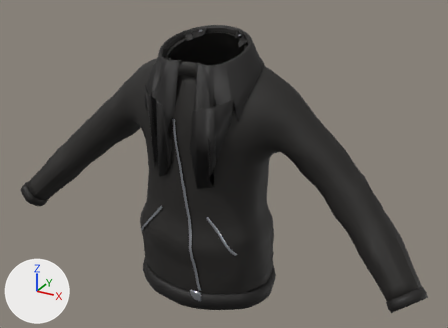
The glTF model godot/assets/wear/kurtka_skorzana.glb as it was, and as the next commit left it.
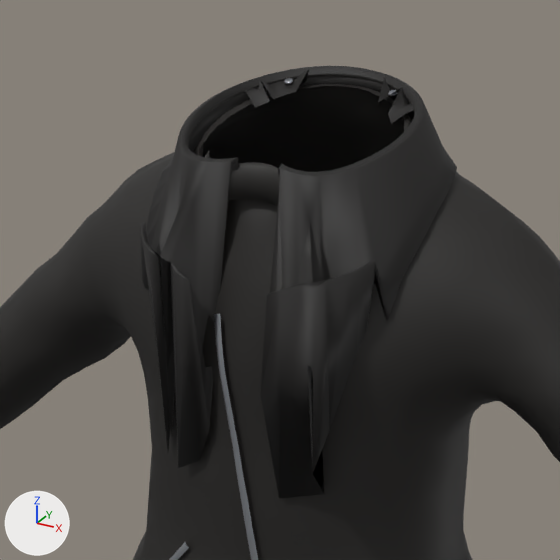
Each version appears first whole from a 50 mm lens placed at (0.82, -1.404, 1.923), pointed at (0.046, 0.004, 1.219), and next in a close-up on the part from 20% to 68% of the width and 0% to 65% of the height. Arrows for +X, +Y and +Z are at lower left; the lights stay in place. The first two pictures are the older version. Where no turn or scale is listed for an object, it has been applied to the vertices. Vertices at exactly the same position are counted once.

The first close-up shows 'kurtka_skorzana'.
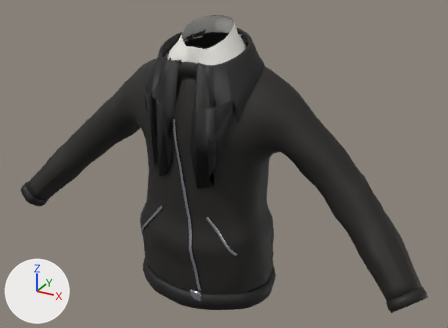
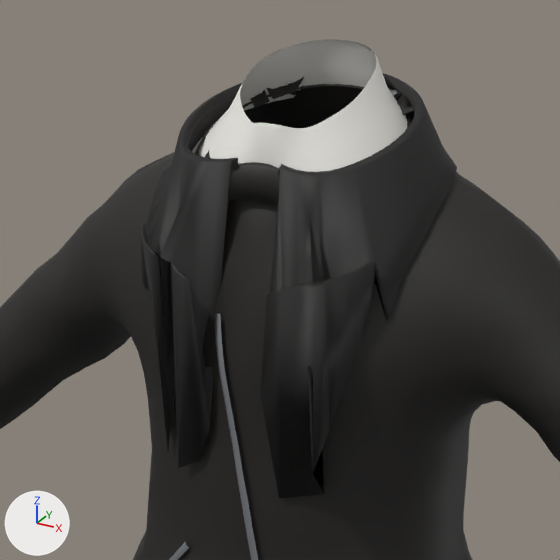
Location of each change, [x1, y1, x2, y2] in pixels of the close-ups (560 x 560 px; the box of a moved part takes in the faces that stretch with it):
'kurtka_skorzana', reshaped: before [0, 66, 560, 560]; after [0, 39, 560, 560]
part 1 of me_kurtka_skorzana, added: after [192, 39, 407, 172]
part 2 of me_kurtka_skorzana, moved or reshaped (mostly hidden afterwards): before [212, 77, 413, 131]; after [213, 88, 413, 126]

The edits, one by one:
Material 'dzianina_podkoszulek' (mat_dzianina_podkoszulek) is new.
Its base color is (0.782, 0.767, 0.723) (white #e5e3dd).
Its roughness is 0.9.
me_kurtka_skorzana is used by ob_kurtka_skorzana; location (0.0, 0.0, 0.895).
me_kurtka_skorzana had 4477 vertices, 8555 faces and spanned x -0.65..0.652, y -0.184..0.152, z -0.055..0.693.
me_kurtka_skorzana now has 4717 vertices, 8915 faces and spans x -0.65..0.652, y -0.184..0.152, z -0.055..0.723.
me_kurtka_skorzana part 1: a new loose piece of 240 vertices spanning x -0.116..0.116, y -0.101..0.092, z 0.602..0.723, in mat_dzianina_podkoszulek (white #e5e3dd).
Part 2, on me_kurtka_skorzana:
5 vertices are removed from x 0.044..0.085, y 0.054..0.083, z 0.652..0.689.
72 faces are deleted.
12 vertices move from x -0.039..0.099, y -0.071..0.083, z 0.613..0.684 to x -0.039..0.101, y -0.071..0.076, z 0.613..0.681.
5 vertices are added at (0.048, 0.074, 0.678), (0.057, 0.089, 0.68), (0.068, 0.082, 0.68), (0.079, 0.051, 0.682), (0.079, 0.071, 0.653).
57 new faces join them, mat_skora_ramoneska (black #1f1c1a).
15 new faces join them, mat_skora_ramoneska_c (black #151312).
Other edits to the shape of me_kurtka_skorzana do not show in these pictures.
me_kurtka_skorzana gains material mat_dzianina_podkoszulek (white #e5e3dd).
